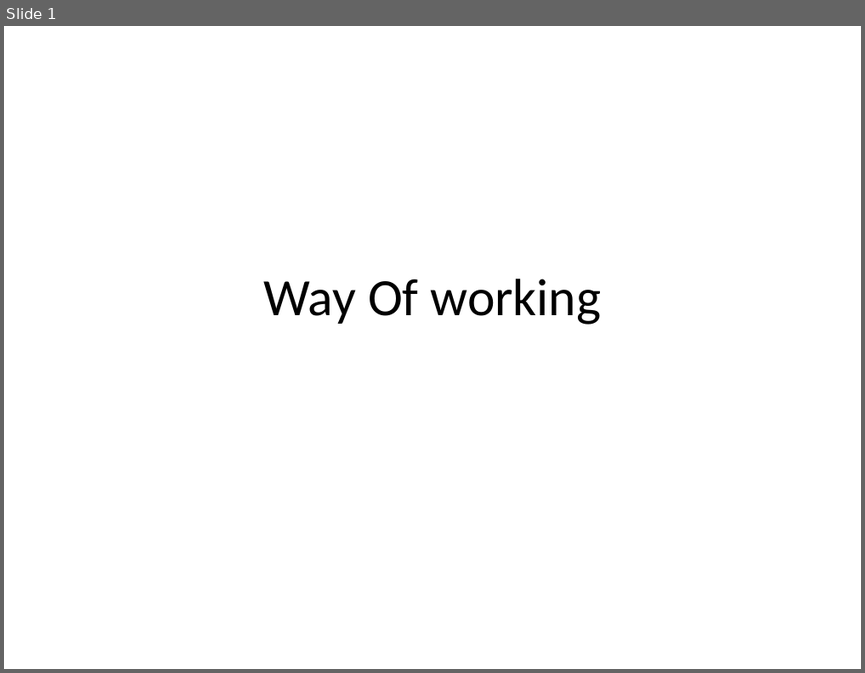
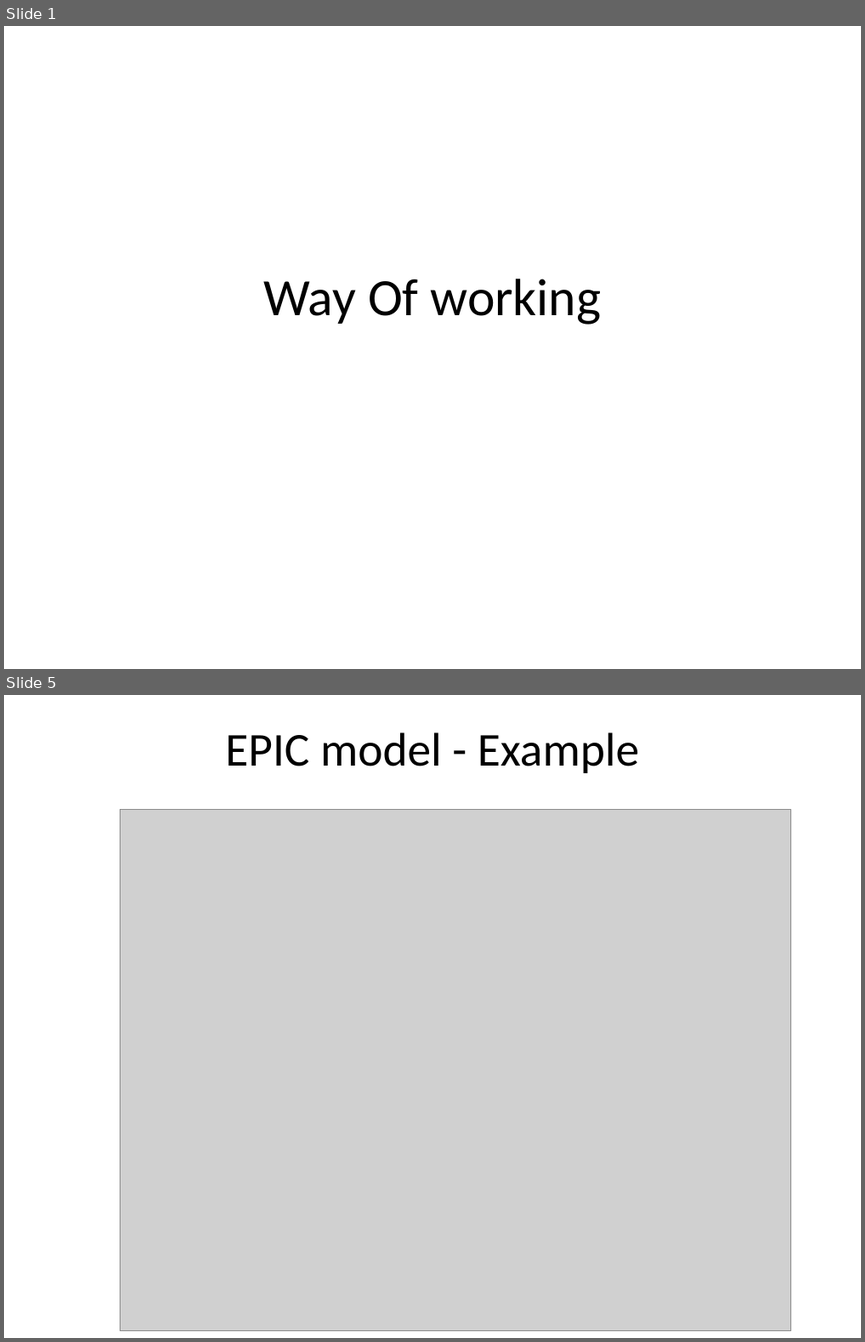
Before and after one commit to perlovdinger/testManagement, a slide deck: 1_planning/way_of_working/WayOfWorking.pptx. Shown one above the other, each under a label of ours: slide 1 before the commit, slides 1 and 5 after it; the slides between them are not shown. The pictures are 865x673 and 865x1342 pixels, drawn with LibreOffice and Linux fonts; fonts in the diff are those of the drawing; grey boxes stand for pictures. Boxes give left, top, right and bottom in pixels: in the first picture for what was removed or moved away, otherwise in the second. Text is boxed around its words. In the diff, an @@ line names an element or a change of style, - is before the commit and + after.

```diff
--- a/1_planning/way_of_working/WayOfWorking.pptx
+++ b/1_planning/way_of_working/WayOfWorking.pptx
@@ slide 5 added at bbox=[4, 695, 861, 1338], background #FFFFFF @@
@@ title added at bbox=[225, 732, 639, 773], 39.6 pt, text #000000 @@
+EPIC model - Example
@@ picture added at bbox=[120, 809, 790, 1330] @@
```
Also in this commit, not shown: 6 other slides added, 1 slide removed, 12 other files.
